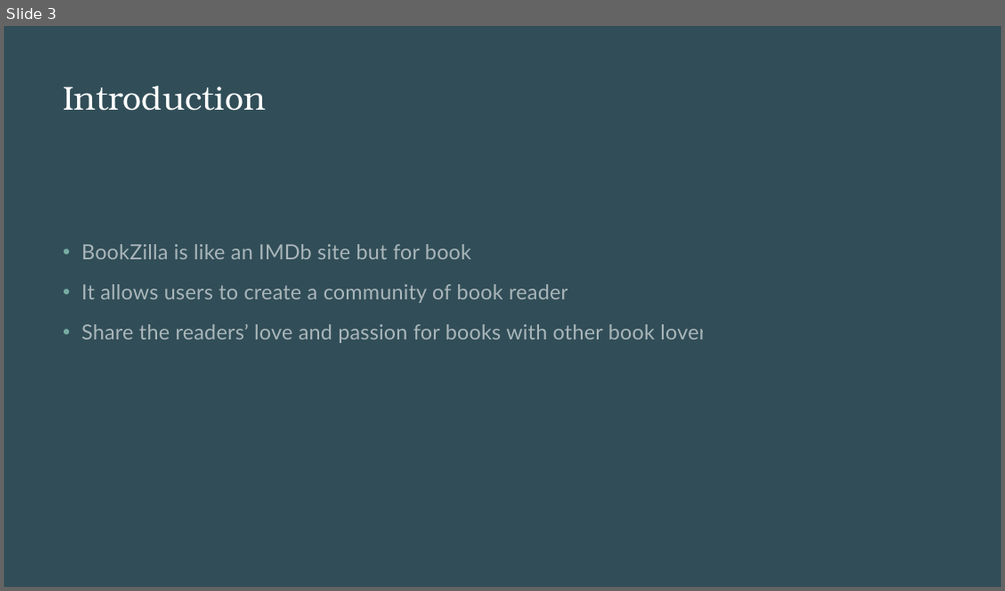
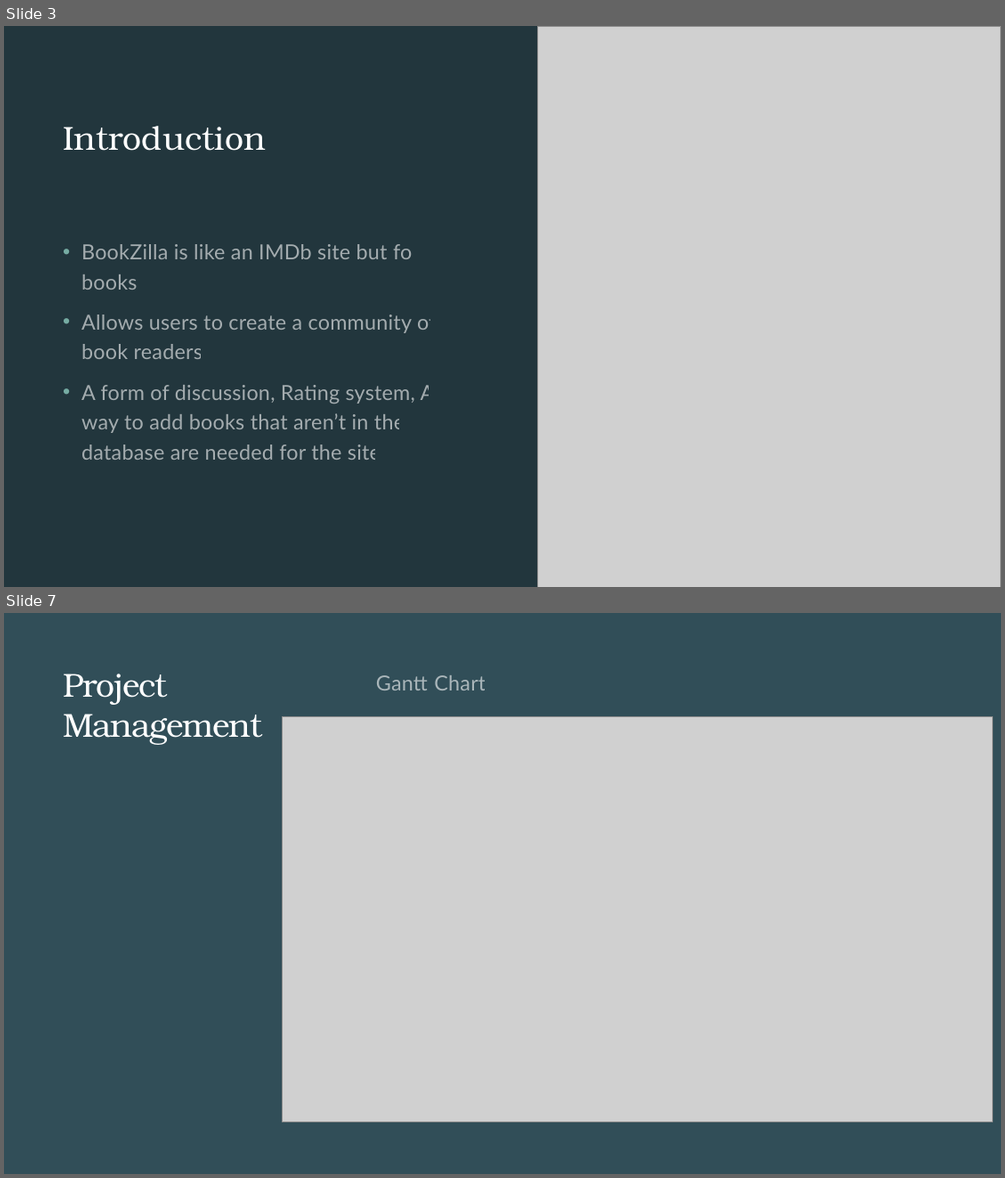
Before and after one commit to BookZilla-ENSE-374/BookZilla, a slide deck: Project Files/General/BookZilla.pptx. Shown one above the other, each under a label of ours: slide 3 before the commit, slides 3 and 7 after it; the slides between them are not shown. The pictures are 1005x591 and 1005x1178 pixels, drawn with LibreOffice and Linux fonts; fonts in the diff are those of the drawing; grey boxes stand for pictures. Boxes give left, top, right and bottom in pixels: in the first picture for what was removed or moved away, otherwise in the second. Text is boxed around its words. In the diff, an @@ line names an element or a change of style, - is before the commit and + after.

```diff
--- a/Project Files/General/BookZilla.pptx
+++ b/Project Files/General/BookZilla.pptx
@@ slide 7 added at (4,613,1001,1174), background #22363D @@
@@ rectangle added at (4,613,1001,1174), fill #314E58 @@
@@ title added at (63,674,263,745), 32 pt, text #FFFFFF @@
+Project Management
@@ text added at (376,675,485,690), 20 pt, text #FFFFFF at 58% opacity @@
+Gantt Chart
@@ picture added at (283,717,993,1122) @@
@@ slide 3 changed as well @@
@@ rectangle removed at (4,26,1001,587) @@
@@ rectangle added at (4,26,1001,587), fill #22363D @@
@@ picture added at (538,26,1001,587) @@
@@ title "Introduction" at (63,126,266,151): vertical alignment top to middle @@
@@ text at (81,314,436,459): text changed @@
-• It allows users to create a community of book readers
-• Share the readers’ love and passion for books with other book lovers
+• Allows users to create a community of book readers
+• A form of discussion, Rating system, A way to add books that aren’t in the database are needed for the site
```
Also in this commit, not shown: 1 other slide changed, 5 other slides added.
